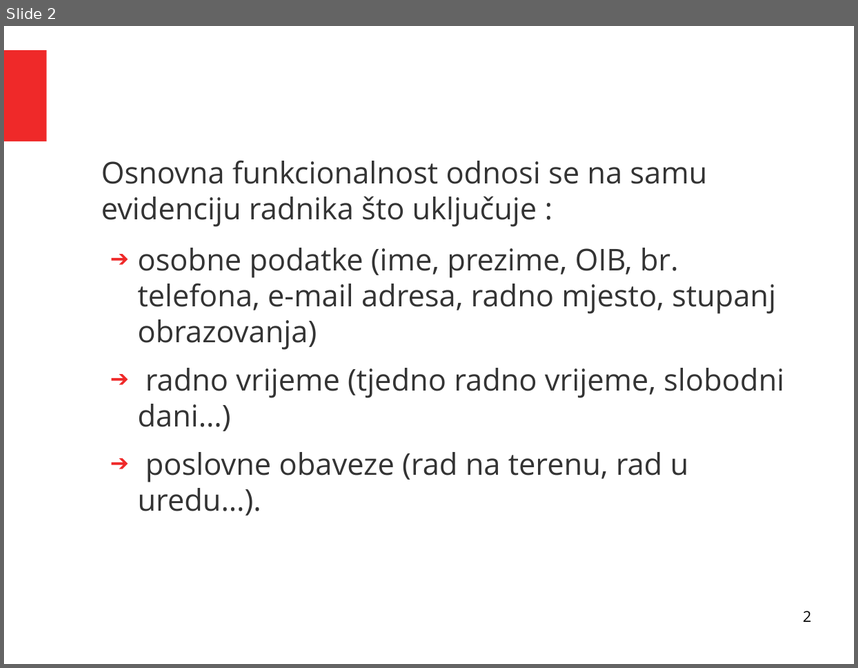
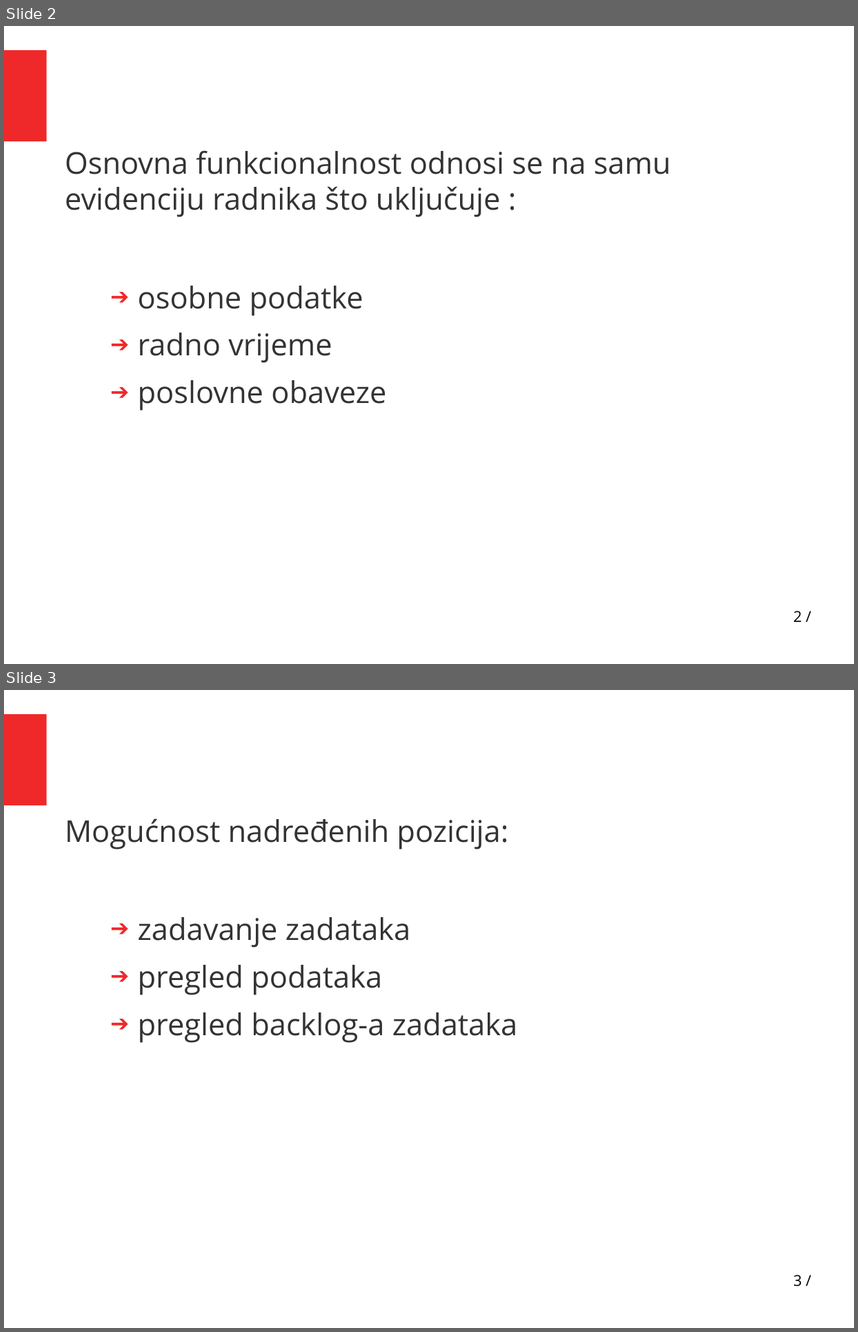
Before and after one commit to Alpfonso/Evidencija-i-administracija-radnika, a slide deck: presentation/prezentacija.odp. Shown one above the other, each under a label of ours: slide 2 before the commit, slides 2 and 3 after it. The pictures are 858x668 and 858x1332 pixels, drawn with LibreOffice and Linux fonts; fonts in the diff are those of the drawing. Boxes give left, top, right and bottom in pixels: in the first picture for what was removed or moved away, otherwise in the second. Text is boxed around its words. In the diff, an @@ line names an element or a change of style, - is before the commit and + after.

```diff
--- a/presentation/prezentacija.odp
+++ b/presentation/prezentacija.odp
@@ slide 3 added at <box>4,690,854,1328</box>, background #FFFFFF; not listed: 1 template element that a slide beside it also shows @@
@@ text added at <box>65,818,518,1043</box>, 28 pt, text #333333 @@
+Mogućnost nadređenih pozicija:
+  ➔ zadavanje zadataka
+  ➔ pregled podataka
+  ➔ pregled backlog-a zadataka
@@ page number added at <box>793,1274,802,1286</box>, 14 pt, text #000000 @@
+3 /
@@ slide 2 changed as well @@
@@ text "Osnovna funkcionalnost odnosi se na ...": place and size @@
-text "Osnovna funkcionalnost odnosi se na ..." at <box>101,160,784,515</box>
+text "Osnovna funkcionalnost odnosi se na ..." at <box>65,150,671,410</box>
@@ text at <box>65,150,671,217</box>: indent changed @@
@@ text at <box>138,285,386,410</box>: text changed @@
-  ➔ osobne podatke (ime, prezime, OIB, br. telefona, e-mail adresa, radno mjesto, stupanj obrazovanja)
-  ➔ radno vrijeme (tjedno radno vrijeme, slobodni dani…)
-  ➔ poslovne obaveze (rad na terenu, rad u uredu…).
+  ➔ osobne podatke
+  ➔ radno vrijeme
+  ➔ poslovne obaveze
@@ page number at <box>793,610,802,621</box>: text changed @@
-2
+2 /
```
Also in this commit, not shown: 3 other slides changed, 1 other slide added, 3 slides removed, 1 other file.
